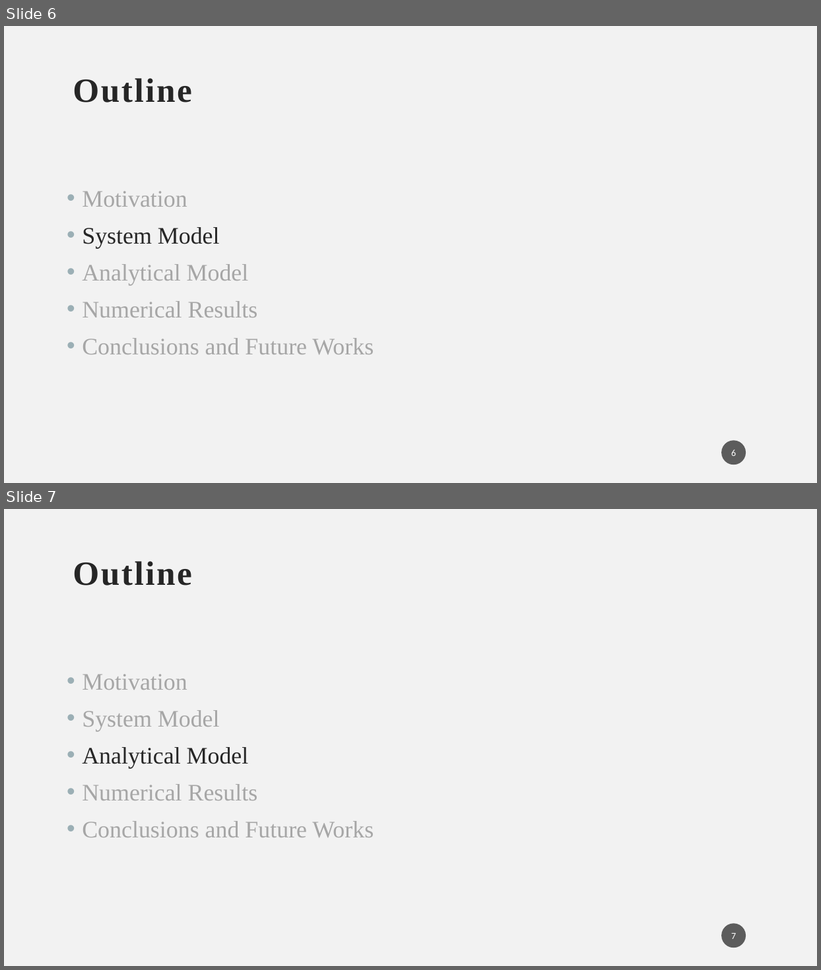
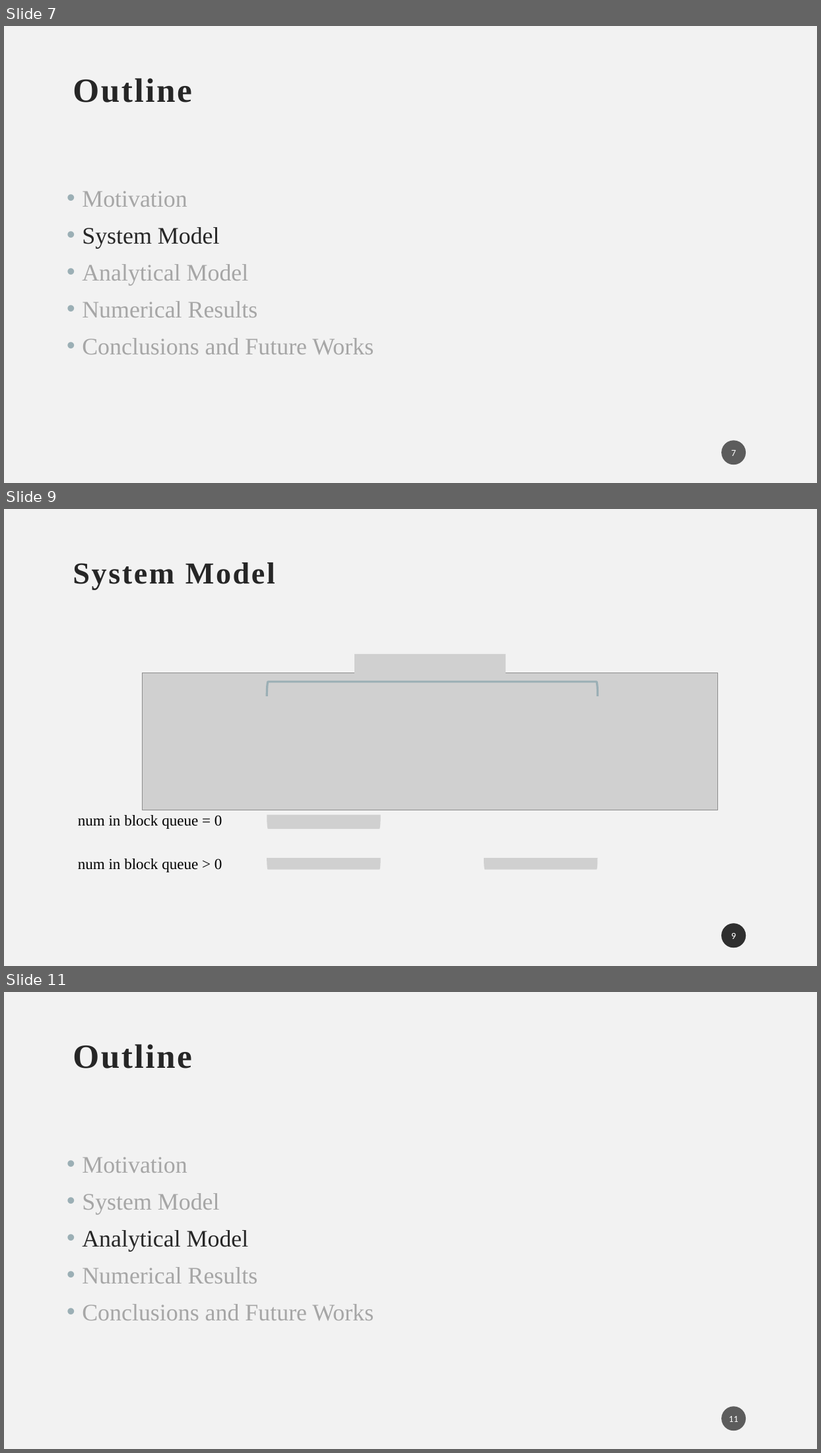
Before and after one commit to nooorika/Cosmos-thesis, a slide deck: Cosmos PPT.pptx. Shown one above the other, each under a label of ours: slides 6 and 7 before the commit, slides 7, 9 and 11 after it; the slides between them are not shown. The pictures are 821x970 and 821x1453 pixels, drawn with LibreOffice and Linux fonts; fonts in the diff are those of the drawing; grey boxes stand for pictures. Boxes give left, top, right and bottom in pixels: in the first picture for what was removed or moved away, otherwise in the second. Text is boxed around its words. In the diff, an @@ line names an element or a change of style, - is before the commit and + after.

```diff
--- a/Cosmos PPT.pptx
+++ b/Cosmos PPT.pptx
@@ slide 9 added at box(4, 509, 817, 966), background #F2F2F2 @@
@@ title added at box(73, 562, 275, 590), 36 pt, text #262626, bold @@
+System Model
@@ group added at box(78, 654, 718, 873): 5 pictures, 2 texts, 1 left bracket @@
+num in block queue = 0
+num in block queue > 0
@@ page number added at box(722, 923, 746, 948), fill #1D1D1D at 70% opacity, 11 pt, text #FFFFFF @@
+9
@@ page number added at box(722, 923, 746, 948), fill #1D1D1D at 70% opacity, 11 pt, text #FFFFFF @@
+9
@@ what was slide 6 is now slide 7 @@
@@ page number at box(731, 450, 736, 456): text changed @@
-6
+7
@@ what was slide 7 is now slide 11 @@
@@ page number at box(729, 1416, 738, 1422): text changed @@
-7
+11
```
Also in this commit, not shown: 2 slides changed, 8 other slides added, 7 other files.
